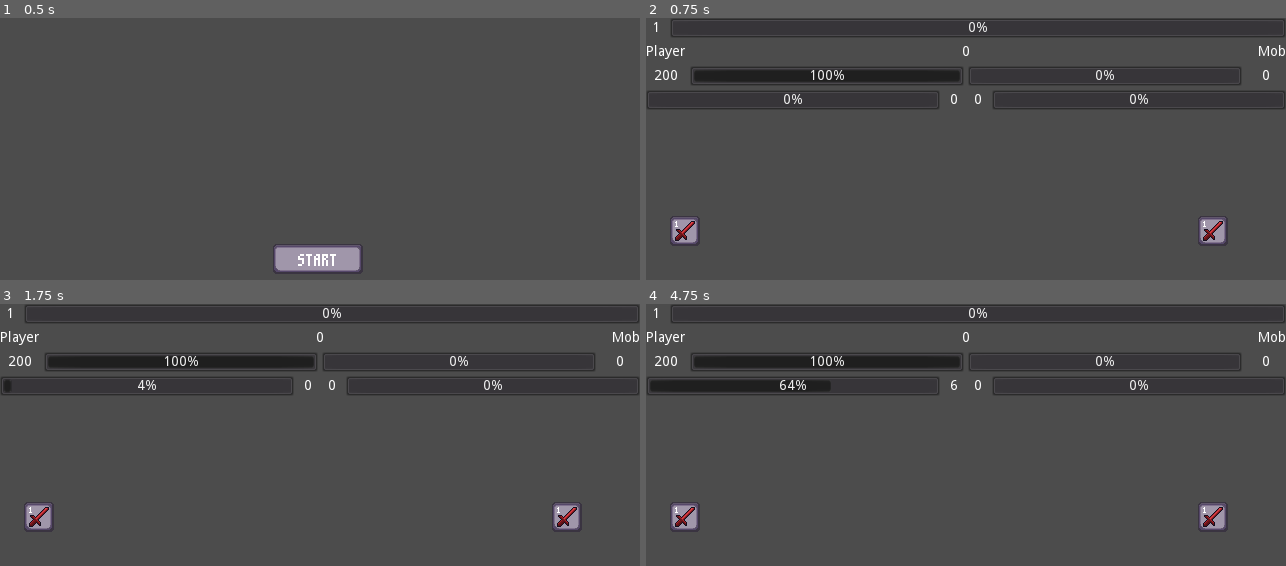
Above: before the commit, frames 1-4 (two rows, left to right).
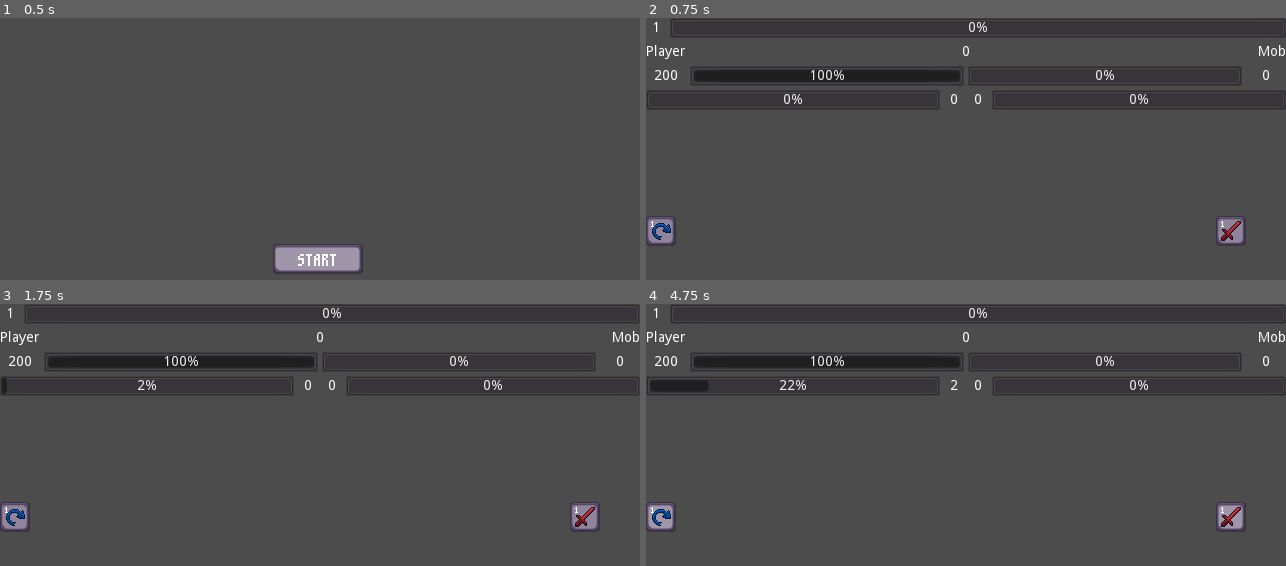
Above: after the commit, the same moments.

Repository: stupidax/tournament
Game: Godot game, scene res://scenes/Game/Title.tscn
Same seed, same stepped clock (60 frames per second), same inputs: the game is played once before the commit and once after it.
Inputs (mouse positions are in pixels of both pictures, inside the frame that each line leads up to):
- Up to frame 1 (0.5 s): no input
- Up to frame 2 (0.75 s): click "START" at 0.5 s
- Up to frame 3 (1.75 s): click (38, 516) at 1.25 s, where only the run before the commit has a clickable "1"
- Up to frame 4 (4.75 s): hold Up (ui_up) 2.03-2.78 s; hold Up (ui_up) from 3.53 s (still down); tap Enter at 4.25 s

Frame 1 is identical in both runs. In frame 2, 1.5% of the frame differs, in the area x 0-94%, y 75-87%; in frame 3, 1.5%; in frame 4, 2.2%, in the area x 0-94%, y 29-87%.

Commit message:
màj update with grid

Diff:
--- a/scenes/Action/action.tscn
+++ b/scenes/Action/action.tscn
@@ -1,10 +1,11 @@
-[gd_scene load_steps=7 format=2]
+[gd_scene load_steps=8 format=2]
 
 [ext_resource path="res://script/action.gd" type="Script" id=1]
 [ext_resource path="res://assets/UI/icon/icon-atk_1.png" type="Texture" id=2]
 [ext_resource path="res://assets/UI/icon/icon-atk_0.png" type="Texture" id=3]
 [ext_resource path="res://assets/UI/icon/icon-atk_2.png" type="Texture" id=4]
 [ext_resource path="res://assets/UI/m3x6.ttf" type="DynamicFontData" id=5]
+[ext_resource path="res://assets/UI/actionBarCD.png" type="Texture" id=6]
 
 [sub_resource type="DynamicFont" id=1]
 outline_color = Color( 0.14902, 0.0196078, 0.0196078, 1 )
@@ -13,13 +14,13 @@
 [node name="action" type="TextureButton"]
 anchor_right = 1.0
 anchor_bottom = 1.0
+size_flags_horizontal = 3
+size_flags_vertical = 3
+disabled = true
 texture_normal = ExtResource( 3 )
 texture_pressed = ExtResource( 2 )
 texture_disabled = ExtResource( 4 )
 script = ExtResource( 1 )
-__meta__ = {
-"_edit_use_anchors_": false
-}
 
 [node name="level" type="Label" parent="."]
 margin_left = 1.0
@@ -34,4 +35,12 @@
 "_edit_use_anchors_": false
 }
 
+[node name="CD" type="TextureProgress" parent="."]
+modulate = Color( 1, 1, 1, 0.588235 )
+margin_right = 30.0
+margin_bottom = 30.0
+step = 0.1
+texture_progress = ExtResource( 6 )
+fill_mode = 5
+
 [connection signal="pressed" from="." to="." method="_on_action_pressed"]
--- a/scenes/UI/UI.tscn
+++ b/scenes/UI/UI.tscn
@@ -174,8 +174,9 @@
 margin_left = 322.0
 margin_right = 640.0
 margin_bottom = 20.0
-size_flags_horizontal = 3
-size_flags_vertical = 3
+size_flags_horizontal = 11
+size_flags_vertical = 3
+alignment = 2
 
 [node name="cont_buff" type="HBoxContainer" parent="cont_Full"]
 margin_top = 120.0
@@ -202,140 +203,57 @@
 margin_bottom = 296.0
 size_flags_vertical = 3
 
-[node name="cont_left_0" type="HBoxContainer" parent="cont_Full/cont_icon"]
-margin_right = 318.0
-margin_bottom = 152.0
-size_flags_horizontal = 3
-size_flags_vertical = 3
-
-[node name="cont_left_1" type="HBoxContainer" parent="cont_Full/cont_icon/cont_left_0"]
-margin_right = 88.0
-margin_bottom = 152.0
+[node name="cont_left" type="HBoxContainer" parent="cont_Full/cont_icon"]
+margin_right = 318.0
+margin_bottom = 152.0
+size_flags_horizontal = 3
+size_flags_vertical = 3
+
+[node name="margin_left" type="MarginContainer" parent="cont_Full/cont_icon/cont_left"]
+margin_top = 54.0
+margin_right = 70.0
+margin_bottom = 152.0
+grow_horizontal = 0
+grow_vertical = 0
+rect_min_size = Vector2( 70, 0 )
+size_flags_horizontal = 0
+size_flags_vertical = 8
+
+[node name="grid_left" type="GridContainer" parent="cont_Full/cont_icon/cont_left/margin_left"]
+margin_right = 70.0
+margin_bottom = 98.0
+grow_horizontal = 0
+grow_vertical = 0
+rect_min_size = Vector2( 30, 98 )
+size_flags_horizontal = 9
+size_flags_vertical = 3
+columns = 2
+
+[node name="cont_right" type="HBoxContainer" parent="cont_Full/cont_icon"]
+margin_left = 322.0
+margin_right = 640.0
+margin_bottom = 152.0
+size_flags_horizontal = 3
+size_flags_vertical = 3
 alignment = 2
 
-[node name="cont_marge_left" type="VBoxContainer" parent="cont_Full/cont_icon/cont_left_0/cont_left_1"]
-margin_right = 20.0
-margin_bottom = 152.0
-rect_min_size = Vector2( 20, 0 )
-
-[node name="cont_left_2" type="VBoxContainer" parent="cont_Full/cont_icon/cont_left_0/cont_left_1"]
-margin_left = 24.0
-margin_right = 54.0
-margin_bottom = 152.0
-rect_min_size = Vector2( 30, 30 )
-alignment = 2
-
-[node name="cont_left_icon1" type="HBoxContainer" parent="cont_Full/cont_icon/cont_left_0/cont_left_1/cont_left_2"]
+[node name="margin_right" type="MarginContainer" parent="cont_Full/cont_icon/cont_right"]
+margin_left = 248.0
 margin_top = 54.0
-margin_right = 30.0
-margin_bottom = 84.0
-rect_min_size = Vector2( 30, 30 )
-
-[node name="cont_left_icon2" type="HBoxContainer" parent="cont_Full/cont_icon/cont_left_0/cont_left_1/cont_left_2"]
-margin_top = 88.0
-margin_right = 30.0
-margin_bottom = 118.0
-rect_min_size = Vector2( 30, 30 )
-
-[node name="cont_left_icon3" type="HBoxContainer" parent="cont_Full/cont_icon/cont_left_0/cont_left_1/cont_left_2"]
-margin_top = 122.0
-margin_right = 30.0
-margin_bottom = 152.0
-rect_min_size = Vector2( 30, 30 )
-
-[node name="cont_left_4" type="VBoxContainer" parent="cont_Full/cont_icon/cont_left_0/cont_left_1"]
-margin_left = 58.0
-margin_right = 88.0
-margin_bottom = 152.0
-rect_min_size = Vector2( 30, 30 )
-alignment = 2
-
-[node name="cont_left_icon4" type="HBoxContainer" parent="cont_Full/cont_icon/cont_left_0/cont_left_1/cont_left_4"]
-margin_top = 54.0
-margin_right = 30.0
-margin_bottom = 84.0
-rect_min_size = Vector2( 30, 30 )
-
-[node name="cont_left_icon5" type="HBoxContainer" parent="cont_Full/cont_icon/cont_left_0/cont_left_1/cont_left_4"]
-margin_top = 88.0
-margin_right = 30.0
-margin_bottom = 118.0
-rect_min_size = Vector2( 30, 30 )
-
-[node name="cont_left_icon6" type="HBoxContainer" parent="cont_Full/cont_icon/cont_left_0/cont_left_1/cont_left_4"]
-margin_top = 122.0
-margin_right = 30.0
-margin_bottom = 152.0
-rect_min_size = Vector2( 30, 30 )
-
-[node name="cont_right_0" type="HBoxContainer" parent="cont_Full/cont_icon"]
-margin_left = 322.0
-margin_right = 640.0
-margin_bottom = 152.0
-size_flags_horizontal = 3
-size_flags_vertical = 3
-alignment = 2
-
-[node name="cont_right_1" type="HBoxContainer" parent="cont_Full/cont_icon/cont_right_0"]
-margin_left = 230.0
-margin_right = 318.0
-margin_bottom = 152.0
-alignment = 2
-
-[node name="cont_right_2" type="VBoxContainer" parent="cont_Full/cont_icon/cont_right_0/cont_right_1"]
-margin_right = 30.0
-margin_bottom = 152.0
-rect_min_size = Vector2( 30, 30 )
-alignment = 2
-
-[node name="cont_right_icon1" type="HBoxContainer" parent="cont_Full/cont_icon/cont_right_0/cont_right_1/cont_right_2"]
-margin_top = 54.0
-margin_right = 30.0
-margin_bottom = 84.0
-rect_min_size = Vector2( 30, 30 )
-
-[node name="cont_right_icon2" type="HBoxContainer" parent="cont_Full/cont_icon/cont_right_0/cont_right_1/cont_right_2"]
-margin_top = 88.0
-margin_right = 30.0
-margin_bottom = 118.0
-rect_min_size = Vector2( 30, 30 )
-
-[node name="cont_right_icon3" type="HBoxContainer" parent="cont_Full/cont_icon/cont_right_0/cont_right_1/cont_right_2"]
-margin_top = 122.0
-margin_right = 30.0
-margin_bottom = 152.0
-rect_min_size = Vector2( 30, 30 )
-
-[node name="cont_right_3" type="VBoxContainer" parent="cont_Full/cont_icon/cont_right_0/cont_right_1"]
-margin_left = 34.0
-margin_right = 64.0
-margin_bottom = 152.0
-rect_min_size = Vector2( 30, 30 )
-alignment = 2
-
-[node name="cont_right_icon4" type="HBoxContainer" parent="cont_Full/cont_icon/cont_right_0/cont_right_1/cont_right_3"]
-margin_top = 54.0
-margin_right = 30.0
-margin_bottom = 84.0
-rect_min_size = Vector2( 30, 30 )
-
-[node name="cont_right_icon5" type="HBoxContainer" parent="cont_Full/cont_icon/cont_right_0/cont_right_1/cont_right_3"]
-margin_top = 88.0
-margin_right = 30.0
-margin_bottom = 118.0
-rect_min_size = Vector2( 30, 30 )
-
-[node name="cont_right_icon6" type="HBoxContainer" parent="cont_Full/cont_icon/cont_right_0/cont_right_1/cont_right_3"]
-margin_top = 122.0
-margin_right = 30.0
-margin_bottom = 152.0
-rect_min_size = Vector2( 30, 30 )
-
-[node name="cont_marge_right" type="VBoxContainer" parent="cont_Full/cont_icon/cont_right_0/cont_right_1"]
-margin_left = 68.0
-margin_right = 88.0
-margin_bottom = 152.0
-rect_min_size = Vector2( 20, 0 )
+margin_right = 318.0
+margin_bottom = 152.0
+rect_min_size = Vector2( 70, 0 )
+size_flags_horizontal = 8
+size_flags_vertical = 8
+
+[node name="grid_right" type="GridContainer" parent="cont_Full/cont_icon/cont_right/margin_right"]
+margin_right = 70.0
+margin_bottom = 98.0
+grow_vertical = 0
+rect_min_size = Vector2( 30, 98 )
+size_flags_horizontal = 9
+size_flags_vertical = 8
+columns = 2
 
 [node name="cont_marge_down" type="HBoxContainer" parent="cont_Full"]
 margin_top = 300.0
--- a/script/Fight.gd
+++ b/script/Fight.gd
@@ -14,6 +14,7 @@
 var playerDead = false
 var playerXp = 0
 var playerLevel = 1
+var playerAtkTimeCD = 2
 #Player action
 var playerAction = ["atk"]
 
@@ -37,7 +38,7 @@
 
 func initPlayerStat():
 	#adjust player power timer
-	$Timer_power_player.wait_time = 0.1 / playerFocus
+	$Timer_power_player.wait_time = 0.3 / playerFocus
 	$UI/cont_Full/cont_HP/HP_player.text = str(playerHP)
 	$UI/cont_Full/cont_HP/bar_HP_player.max_value = playerHP
 	$UI/cont_Full/cont_HP/bar_HP_player.value = playerHP
@@ -45,11 +46,11 @@
 	$UI/cont_Full/cont_Xp/bar_xp.value = playerXp
 	#test
 	var ins_action = Action.instance()
-	get_node(get_action_path(1,"right")).add_child(ins_action)
-	ins_action.initAction("atk",1)
+	get_node(get_action_path("right")).add_child(ins_action)
+	ins_action.initAction("atk",1,playerAtkTimeCD)
 	var ins_action2 = Action.instance()
-	get_node(get_action_path(1,"left")).add_child(ins_action2)
-	ins_action2.initAction("def",1)
+	get_node(get_action_path("left")).add_child(ins_action2)
+	ins_action2.initAction("def",1,playerAtkTimeCD)
 
 func regainPower():
 	if !mobDead :
@@ -58,8 +59,10 @@
 		$UI/cont_Full/cont_power/power_mob.text = str(mobPower)
 	if !playerDead :
 		$UI/cont_Full/cont_power/bar_power_player.value += 0.1
-		playerPower = floor($UI/cont_Full/cont_power/bar_power_player.value)
-		$UI/cont_Full/cont_power/power_player.text = str(playerPower)
+		if playerPower < floor($UI/cont_Full/cont_power/bar_power_player.value):
+			playerPower = floor($UI/cont_Full/cont_power/bar_power_player.value)
+			$UI/cont_Full/cont_power/power_player.text = str(playerPower)
+			checkActionPowerCost()
 
 
 func _on_atk_pressed(level):
@@ -68,6 +71,7 @@
 		$UI/cont_Full/cont_power/bar_power_player.value -= 1
 		playerPower = floor($UI/cont_Full/cont_power/bar_power_player.value)
 		$UI/cont_Full/cont_power/power_player.text = str(playerPower)
+	checkActionPowerCost()
 
 func newMob():
 	var vNewMob = Mob.instance()
@@ -77,38 +81,22 @@
 		regainPower()
 
 func checkActionPowerCost():
-	for i in get_node("UI/cont_Full/cont_icon"):
-		if i.name.begin_with("action"):
-			if i.level >= playerPower:
+	for i in get_node("UI/cont_Full/cont_icon/cont_left/margin_left/grid_left").get_children():
+		if i.name.begins_with("action"):
+			if playerPower >= i.level and !i.on_CD:
 				i.disabled = false
 			else:
-				i.disabled
+				i.disabled = true
+	for i in get_node("UI/cont_Full/cont_icon/cont_right/margin_right/grid_right").get_children():
+		if i.name.begins_with("action"):
+			if playerPower >= i.level and !i.on_CD:
+				i.disabled = false
+			else:
+				i.disabled = true
 
-func get_action_path(pNumber,pPosition):
+func get_action_path(pPosition):
 	if pPosition == "left":
-		if pNumber == 1:
-			print("ok")
-			return "UI/cont_Full/cont_icon/cont_left_0/cont_left_1/cont_left_2/cont_left_icon1"
-		elif pNumber == 2:
-			return "UI/cont_Full/cont_icon/cont_left_0/cont_left_1/cont_left_2/cont_left_icon2"
-		elif pNumber == 3:
-			return "UI/cont_Full/cont_icon/cont_left_0/cont_left_1/cont_left_2/cont_left_icon3"
-		elif pNumber == 4:
-			return "UI/cont_Full/cont_icon/cont_left_0/cont_left_1/cont_left_4/cont_left_icon4"
-		elif pNumber == 5:
-			return "UI/cont_Full/cont_icon/cont_left_0/cont_left_1/cont_left_4/cont_left_icon5"
-		elif pNumber == 6:
-			return "UI/cont_Full/cont_icon/cont_left_0/cont_left_1/cont_left_4/cont_left_icon6"
+		print("ok")
+		return "UI/cont_Full/cont_icon/cont_left/margin_left/grid_left"
 	if pPosition == "right":
-		if pNumber == 1:
-			return "UI/cont_Full/cont_icon/cont_right_0/cont_right_1/cont_right_2/cont_right_icon1"
-		elif pNumber == 2:
-			return "UI/cont_Full/cont_icon/cont_right_0/cont_right_1/cont_right_2/cont_right_icon2"
-		elif pNumber == 3:
-			return "UI/cont_Full/cont_icon/cont_right_0/cont_right_1/cont_right_2/cont_right_icon3"
-		elif pNumber == 4:
-			return "UI/cont_Full/cont_icon/cont_right_0/cont_right_1/cont_right_4/cont_right_icon4"
-		elif pNumber == 5:
-			return "UI/cont_Full/cont_icon/cont_right_0/cont_right_1/cont_right_4/cont_right_icon5"
-		elif pNumber == 6:
-			return "UI/cont_Full/cont_icon/cont_right_0/cont_right_1/cont_right_4/cont_right_icon6"
+		return "UI/cont_Full/cont_icon/cont_right/margin_right/grid_right"
--- a/script/action.gd
+++ b/script/action.gd
@@ -7,17 +7,23 @@
 
 var level = 0
 var type = ""
+var CD = 0
+var on_CD = false
 
 # Called when the node enters the scene tree for the first time.
 func _ready():
-	pass # Replace with function body.
+	pass
 
 
 # Called every frame. 'delta' is the elapsed time since the previous frame.
-#func _process(delta):
-#	pass
+func _process(delta):
+	if on_CD:
+		$CD.value -= 1 #* delta
+		if $CD.value == 0:
+			on_CD = false
 
-func initAction(pName, pLevel):
+func initAction(pName, pLevel, pCD):
+	CD = pCD
 	type = pName
 	level = pLevel
 	$level.text = str(pLevel)
@@ -26,10 +32,32 @@
 
 
 func changeTexture(pName):
-	print("changed")
-	texture_normal.resource_path = "res://assets/UI/icon/icon-"+pName+"_0.png"
-	texture_pressed.resource_path = "res://assets/UI/icon/icon-"+pName+"_1.png"
-	texture_disabled.resource_path = "res://assets/UI/icon/icon-"+pName+"_2.png"
+	if pName == "atk":
+		var act0 = preload("res://assets/UI/icon/icon-atk_0.png")
+		var act1 = preload("res://assets/UI/icon/icon-atk_1.png")
+		var act2 = preload("res://assets/UI/icon/icon-atk_2.png")
+#		texture_normal.resource_path = "res://assets/UI/icon/icon-"+pName+"_0.png"
+#		texture_pressed.resource_path = "res://assets/UI/icon/icon-"+pName+"_1.png"
+#		texture_disabled.resource_path = "res://assets/UI/icon/icon-"+pName+"_2.png"
+		set_normal_texture(act0)
+		set_pressed_texture(act1)
+		set_disabled_texture(act2)
+	elif pName == "def":
+		var act0 = preload("res://assets/UI/icon/icon-def_0.png")
+		var act1 = preload("res://assets/UI/icon/icon-def_1.png")
+		var act2 = preload("res://assets/UI/icon/icon-def_2.png")
+		set_normal_texture(act0)
+		set_pressed_texture(act1)
+		set_disabled_texture(act2)
+	elif pName == "mag":
+		var act0 = preload("res://assets/UI/icon/icon-mag_0.png")
+		var act1 = preload("res://assets/UI/icon/icon-mag_1.png")
+		var act2 = preload("res://assets/UI/icon/icon-mag_2.png")
+		set_normal_texture(act0)
+		set_pressed_texture(act1)
+		set_disabled_texture(act2)
 
 func _on_action_pressed():
 	emit_signal(type,level)
+	$CD.value = 100
+	on_CD = true
Binary file added: assets/UI/actionBarCD.png
Not shown, added: assets/UI/actionBarCD.png.import
